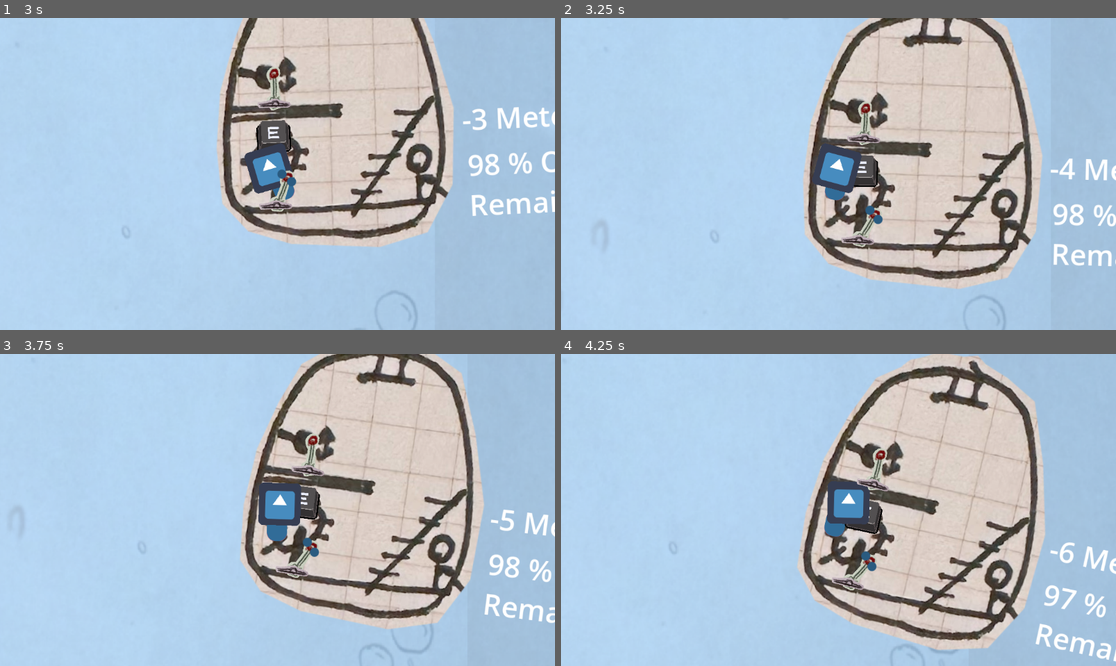
Above: before the commit, frames 1-4 (two rows, left to right).
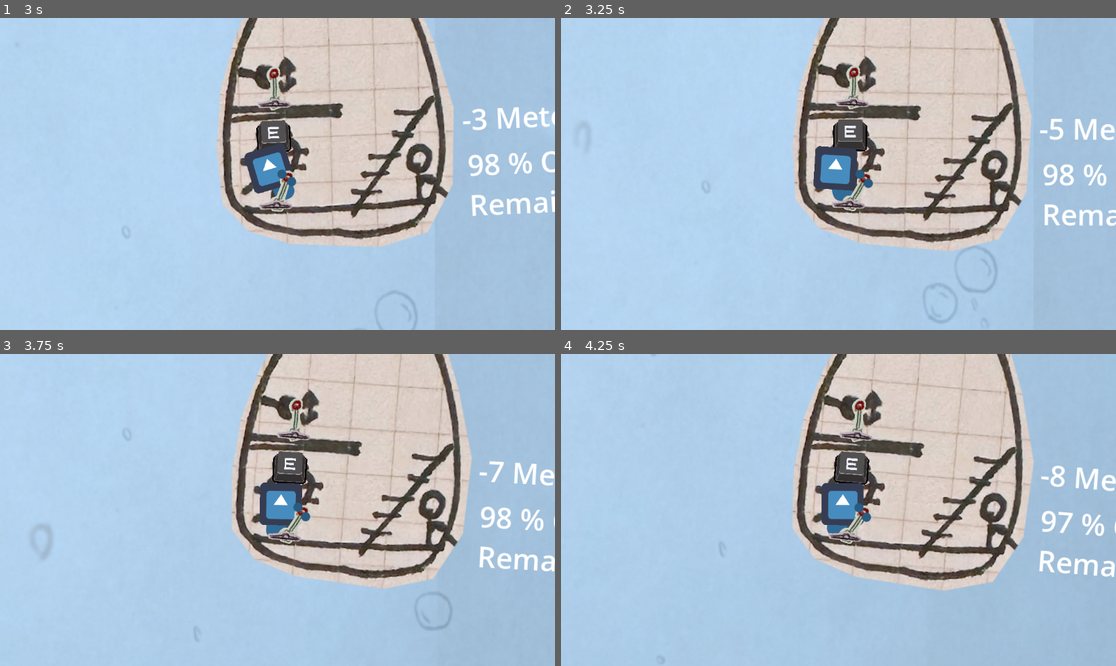
Above: after the commit, the same moments.

Repository: calzila/GGJ_2025
Game: Godot game, scene res://Overworld.tscn
The game is run twice, just before and just after one commit, with the same random seed, the same clock (stepped at 60 frames per second) and the same inputs. The engine's default icon, where the game draws it, is replaced by a stand-in: a white triangle on a blue panel in a dark square.
Inputs:
- Up to frame 1 (3 s): tap Enter (ui_accept) at 0.5, 0.6, 0.77, 1.07, 1.52, 1.55, 1.82, 2.1 s; hold D (move_right) 0.53-2.03 s; tap E (Grab) at 1.35, 2.85 s; hold A (move_left) 2.03-2.78 s; hold D (move_right) from 2.78 s (still down)
- Up to frame 2 (3.25 s): keep holding D (move_right); tap Enter (ui_accept) at 3.02, 3.05 s
- Up to frame 3 (3.75 s): keep holding D (move_right); tap Enter (ui_accept) at 3.32, 3.6 s
- Up to frame 4 (4.25 s): keep holding D (move_right); tap Enter (ui_accept) at 3.77, 4.07 s

Frame 1 is identical in both runs. In frame 2, 21% of the frame differs, in the area x 7-100%, y 0-100%; in frame 3, 22%; in frame 4, 26%, in the area x 16-100%, y 0-100%.
Error in both runs: Invalid assignment of property or key 'playerIsHolding' with value of type 'bool' on a base object of type 'Nil'. (res://grabber.gd:46)

Commit message:
Blocking you from junmping while holding the lever

Diff:
--- a/character.gd
+++ b/character.gd
@@ -43,7 +43,10 @@
 	# Handle jump.
 	if Input.is_action_just_pressed("ui_accept") and (get_contact_count() > 0):
 		print("Plz jump")
-		apply_central_force(Vector2(0,-1) * 3000000 * delta)
+		if holdingLever:
+			pass
+		else:
+			apply_central_force(Vector2(0,-1) * 3000000 * delta)
 
 
 	# Get the input direction and handle the movement/deceleration.
